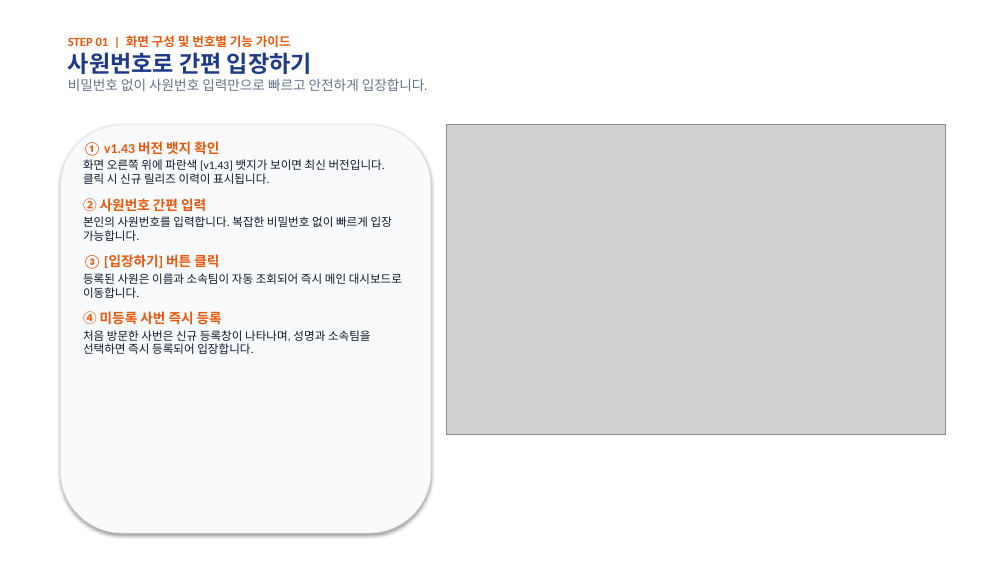
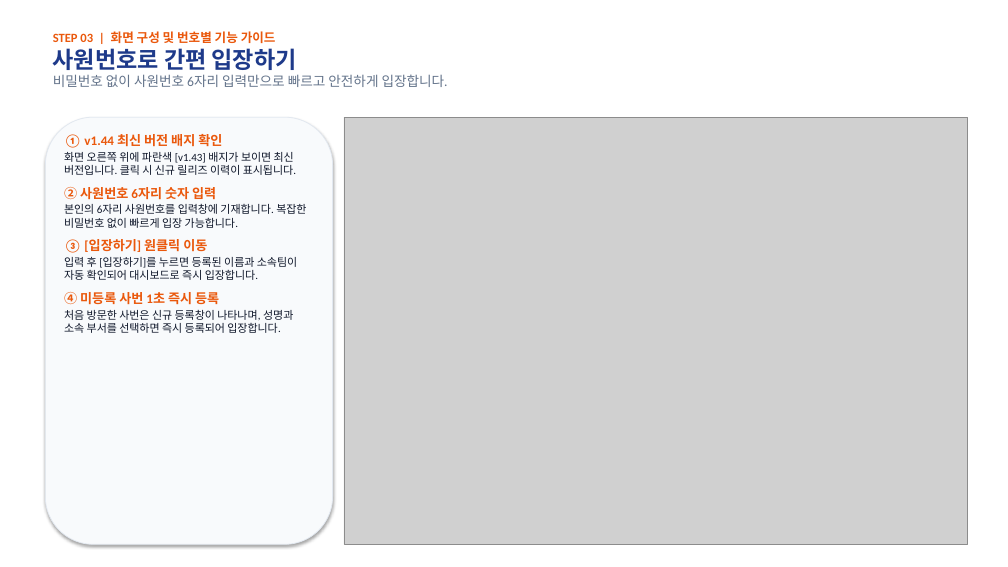
Before and after one commit to rorma34-lab/team-overtime-manager, a slide deck: slide 4 of Overtime_User_Manual.pptx (slide 2 before the commit). Drawn at 1008x567 pixels with LibreOffice and Linux fonts; fonts in the diff are those of the drawing; grey boxes stand for pictures. Boxes give left, top, right and bottom in pixels: in the first picture for what was removed or moved away, otherwise in the second. Text is boxed around its words. In the diff, an @@ line names an element or a change of style, - is before the commit and + after.

```diff
--- a/Overtime_User_Manual.pptx
+++ b/Overtime_User_Manual.pptx
@@ text "STEP 03 | 화면 구성 ...": place and size @@
-text "STEP 03 | 화면 구성 ..." at [68,35,428,91]
+text "STEP 03 | 화면 구성 ..." at [53,31,448,87]
@@ text at [53,31,276,43]: text changed @@
-STEP 01 | 화면 구성 및 번호별 기능 가이드
+STEP 03 | 화면 구성 및 번호별 기능 가이드
@@ text at [53,74,448,87]: text changed @@
-비밀번호 없이 사원번호 입력만으로 빠르고 안전하게 입장합니다.
+비밀번호 없이 사원번호 6자리 입력만으로 빠르고 안전하게 입장합니다.
@@ rounded rectangle: place and size @@
-rounded rectangle at [60,125,431,533]
+rounded rectangle at [45,117,333,544]
@@ picture: place and size @@
-picture at [446,125,945,435]
+picture at [344,117,968,544]
@@ text at [64,134,306,333]: text changed; size 11 to 10.5 pt @@
-① v1.43 버전 뱃지 확인
-화면 오른쪽 위에 파란색 [v1.43] 뱃지가 보이면 최신 버전입니다. 클릭 시 신규 릴리즈 이력이 표시됩니다.
-② 사원번호 간편 입력
-본인의 사원번호를 입력합니다. 복잡한 비밀번호 없이 빠르게 입장 가능합니다.
-③ [입장하기] 버튼 클릭
-등록된 사원은 이름과 소속팀이 자동 조회되어 즉시 메인 대시보드로 이동합니다.
-④ 미등록 사번 즉시 등록
-처음 방문한 사번은 신규 등록창이 나타나며, 성명과 소속팀을 선택하면 즉시 등록되어 입장합니다.
+① v1.44 최신 버전 배지 확인
+화면 오른쪽 위에 파란색 [v1.43] 배지가 보이면 최신 버전입니다. 클릭 시 신규 릴리즈 이력이 표시됩니다.
+② 사원번호 6자리 숫자 입력
+본인의 6자리 사원번호를 입력창에 기재합니다. 복잡한 비밀번호 없이 빠르게 입장 가능합니다.
+③ [입장하기] 원클릭 이동
+입력 후 [입장하기]를 누르면 등록된 이름과 소속팀이 자동 확인되어 대시보드로 즉시 입장합니다.
+④ 미등록 사번 1초 즉시 등록
+처음 방문한 사번은 신규 등록창이 나타나며, 성명과 소속 부서를 선택하면 즉시 등록되어 입장합니다.
```
Also in this commit, not shown: 5 other slides changed, 5 slides added, 13 other files.
